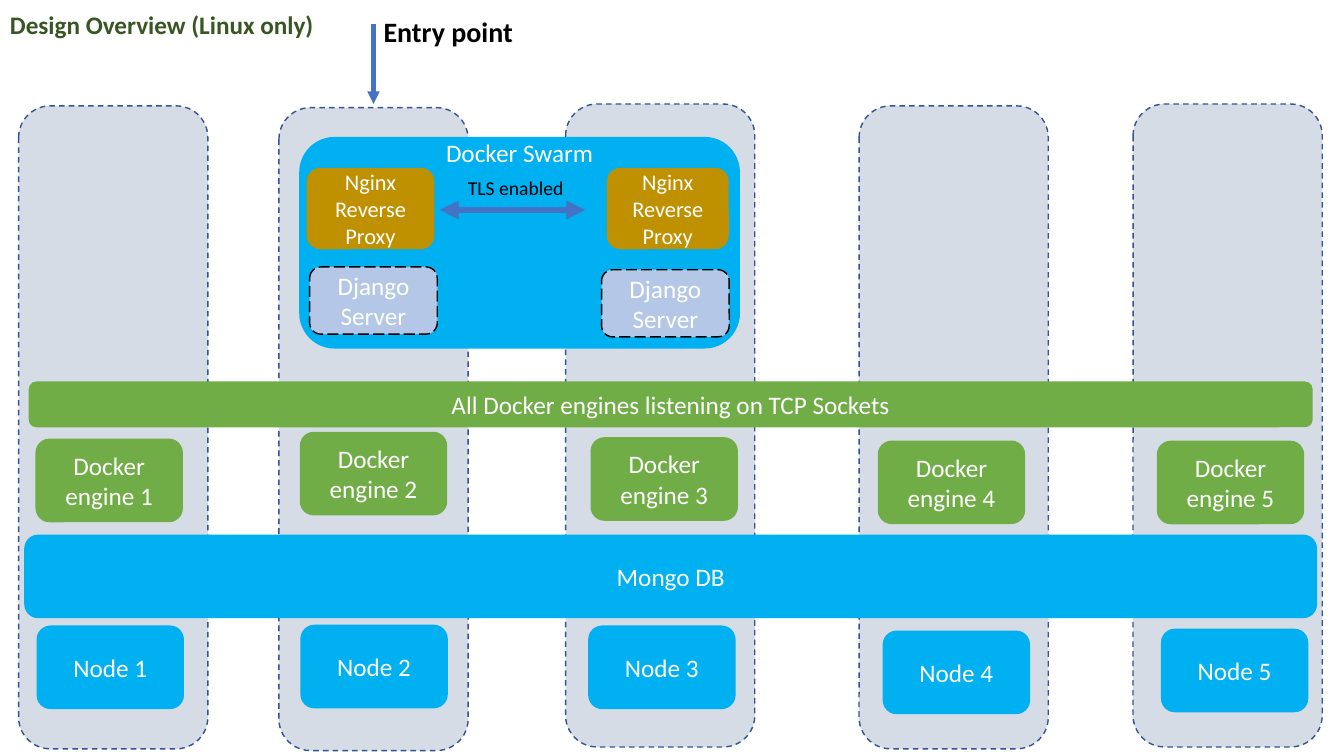
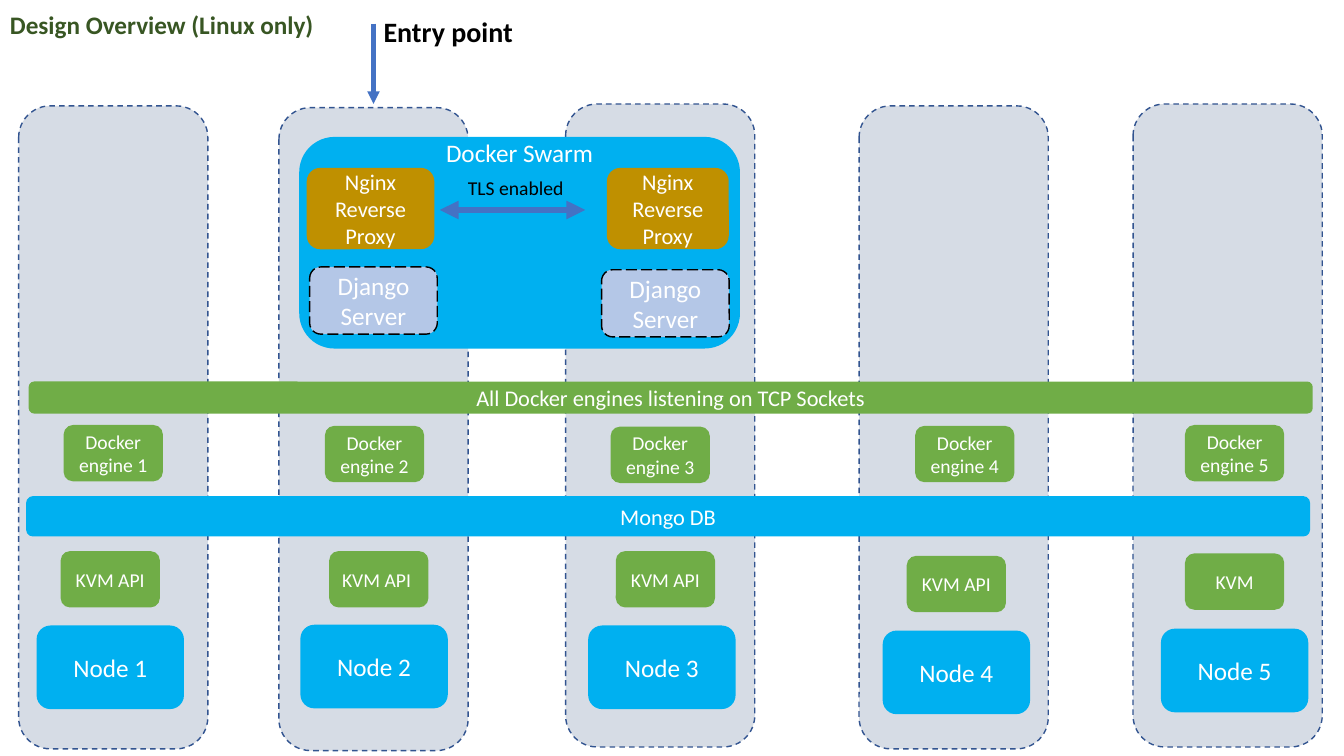
Before and after one commit to VaradBelwalkar/Scalable-Platform-as-a-Service, a slide deck: slide 4 of reference.pptx. Drawn at 1344x756 pixels with LibreOffice and Linux fonts; fonts in the diff are those of the drawing; background and template pictures are left out. Boxes give left, top, right and bottom in pixels: in the first picture for what was removed or moved away, otherwise in the second. Text is boxed around its words. In the diff, an @@ line names an element or a change of style, - is before the commit and + after.

```diff
--- a/reference.pptx
+++ b/reference.pptx
@@ rounded rectangle "All Docker engines listening on ...": place and size @@
-rounded rectangle "All Docker engines listening on ..." at [28,381,1313,426]
+rounded rectangle "All Docker engines listening on ..." at [28,381,1313,413]
@@ rounded rectangle "All Docker engines listening on ..." at [28,381,1313,413]: size 18 to 16 pt @@
@@ rounded rectangle "Docker engine 1": place and size @@
-rounded rectangle "Docker engine 1" at [35,439,182,522]
+rounded rectangle "Docker engine 1" at [64,425,162,482]
@@ rounded rectangle "Docker engine 2": place and size @@
-rounded rectangle "Docker engine 2" at [299,432,447,515]
+rounded rectangle "Docker engine 2" at [325,426,423,483]
@@ rounded rectangle "Docker engine 3": place and size @@
-rounded rectangle "Docker engine 3" at [591,438,738,521]
+rounded rectangle "Docker engine 3" at [611,426,710,483]
@@ size 18 to 14 pt in 5 elements at [325,426,423,483], [611,426,710,483], [64,425,162,482], [1186,425,1285,482], [915,426,1014,483] @@
@@ rounded rectangle "Docker engine 4": place and size @@
-rounded rectangle "Docker engine 4" at [878,441,1025,524]
+rounded rectangle "Docker engine 4" at [915,426,1014,483]
@@ rounded rectangle "Docker engine 5": place and size @@
-rounded rectangle "Docker engine 5" at [1157,441,1305,524]
+rounded rectangle "Docker engine 5" at [1186,425,1285,482]
@@ rounded rectangle "Mongo DB" at [26,496,1311,536]: size 18 to 16 pt @@
@@ rounded rectangle "Mongo DB": place and size @@
-rounded rectangle "Mongo DB" at [24,534,1318,618]
+rounded rectangle "Mongo DB" at [26,496,1311,536]
@@ rounded rectangle added at [60,552,159,608], fill #70AD47, 14 pt, text #FFFFFF @@
+KVM API
@@ rounded rectangle added at [330,552,429,608], fill #70AD47, 14 pt, text #FFFFFF @@
+KVM API
@@ rounded rectangle added at [616,552,715,608], fill #70AD47, 14 pt, text #FFFFFF @@
+KVM API
@@ rounded rectangle added at [907,556,1006,612], fill #70AD47, 14 pt, text #FFFFFF @@
+KVM API
@@ rounded rectangle added at [1186,554,1285,610], fill #70AD47, 14 pt, text #FFFFFF @@
+KVM
```
Also in this commit, not shown: 2 other slides changed, 5 other files.
